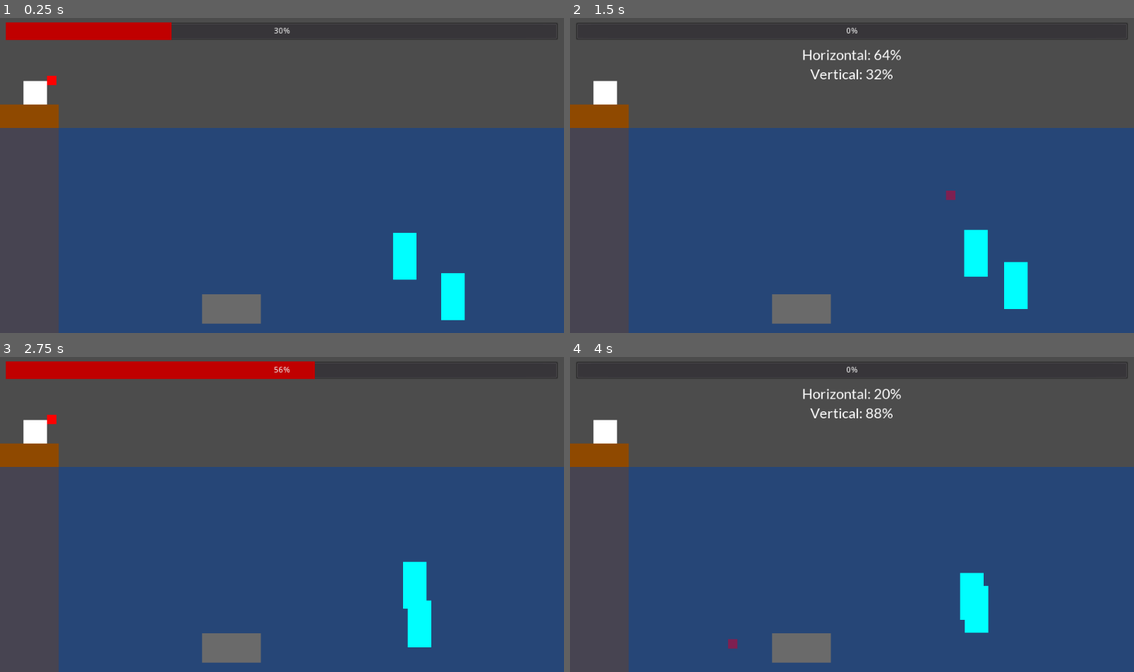
Above: before the commit, frames 1-4 (two rows, left to right).
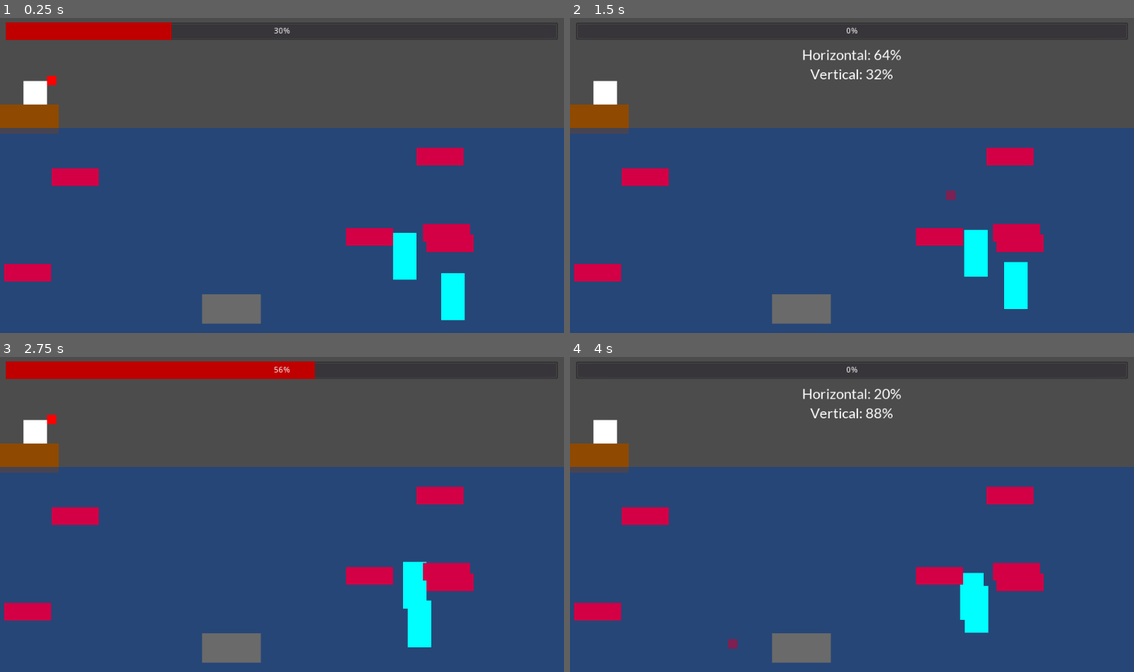
Above: after the commit, the same moments.

Repository: deengames-prototypes/frontier-planet
Game: Godot game, scene res://Scenes/Fishing.tscn
Two runs of this game, one before a commit and one after it. Both use one fixed random seed, a clock stepped at 60 frames per second and the inputs below. This scene is started directly instead of the project's main scene.
Inputs:
- Up to frame 1 (0.25 s): no input
- Up to frame 2 (1.5 s): tap Enter (ui_accept) at 0.5, 0.77 s; hold Right (ui_right) 0.53-1.28 s; hold Down (ui_down) from 1.28 s (still down)
- Up to frame 3 (2.75 s): tap Enter (ui_accept) at 1.52 s; release Down (ui_down) at 2.03 s; hold Right (ui_right) from 2.03 s (still down)
- Up to frame 4 (4 s): release Right (ui_right) at 2.78 s; hold Up (ui_up) 2.78-3.53 s; tap Enter (ui_accept) at 3.02, 3.77 s; hold Left (ui_left) from 3.53 s (still down)

The runs differ from the first frame. In frame 1, 8.7% of the frame differs, in the area x 0-84%, y 36-100%; in frame 2, 8.7%; in frame 3, 8.7%; in frame 4, 8.7%.

Commit message:
Sockeye salmon.

Diff:
--- /dev/null
+++ b/prototype/Entities/Fishing/Sockeye.gd
@@ -0,0 +1,32 @@
+extends Area2D
+
+const VELOCITY:int = 50
+
+export var max_position:Vector2
+
+var _tween:Tween
+
+func _ready():
+	_setup_move()
+
+func _setup_move():
+	var target = Vector2(
+		randi() % int(max_position.x),
+		randi() % int(max_position.y))
+
+	var distance = sqrt(pow(self.position.x - target.x, 2) + pow(self.position.y - target.y, 2))
+	var travel_time = 1.0 * distance / VELOCITY
+	var delay = 1 + (randf() * 3)
+
+	if _tween != null:
+		remove_child(_tween)
+		_tween.queue_free()
+
+	_tween = Tween.new()
+	_tween.interpolate_property(self, "position", self.position, target, travel_time, Tween.TRANS_LINEAR, Tween.EASE_IN_OUT, delay)
+	_tween.connect("tween_completed", self, "_move_again")
+	_tween.start()
+	add_child(_tween)
+
+func _move_again(a, b):
+	self._setup_move()
--- /dev/null
+++ b/prototype/Entities/Fishing/Sockeye.tscn
@@ -0,0 +1,18 @@
+[gd_scene load_steps=3 format=2]
+
+[ext_resource path="res://Entities/Fishing/Sockeye.gd" type="Script" id=1]
+
+[sub_resource type="RectangleShape2D" id=1]
+extents = Vector2( 40, 15 )
+
+[node name="Sockeye" type="Area2D"]
+script = ExtResource( 1 )
+
+[node name="ColorRect" type="ColorRect" parent="."]
+margin_right = 80.0
+margin_bottom = 30.0
+color = Color( 0.835294, 0, 0.27451, 1 )
+
+[node name="CollisionShape2D" type="CollisionShape2D" parent="."]
+position = Vector2( 40, 15 )
+shape = SubResource( 1 )
--- a/prototype/Scenes/Fishing.gd
+++ b/prototype/Scenes/Fishing.gd
@@ -2,6 +2,7 @@
 
 const Catfish = preload("res://Entities/Fishing/Catfish.tscn")
 const Jellyfish = preload("res://Entities/Fishing/Jellyfish.tscn")
+const Sockeye = preload("res://Entities/Fishing/Sockeye.tscn")
 
 const PROGRESS_BAR_VELOCITY = 96 # 960 = ~full cycle in 1s
 
@@ -32,6 +33,20 @@
 		catfish.position.x = randi() % catfish.max_x
 		catfish.position.y = VERTICAL_RANGE - catfish.get_child(0).margin_bottom
 		$Ocean.add_child(catfish)
+
+	while num_fish > 0:
+		num_fish -= 1
+		var sockeye = Sockeye.instance()
+
+		sockeye.max_position = Vector2(
+			HORIZONTAL_RANGE - sockeye.get_child(0).margin_right,
+			VERTICAL_RANGE - sockeye.get_child(0).margin_bottom)
+
+		sockeye.position = Vector2(
+			randi() % int(sockeye.max_position.x),
+			randi() % int(sockeye.max_position.y))
+
+		$Ocean.add_child(sockeye)
 
 func _process(delta):
 	if _horizontal_percent == -1 or _vertical_percent == -1:
--- a/prototype/Scenes/Fishing.tscn
+++ b/prototype/Scenes/Fishing.tscn
@@ -33,7 +33,7 @@
 [node name="RiverBank" type="ColorRect" parent="."]
 margin_top = 150.0
 margin_right = 100.0
-margin_bottom = 540.0
+margin_bottom = 200.0
 color = Color( 0.564706, 0.290196, 0, 1 )
 
 [node name="Ocean" type="ColorRect" parent="."]
